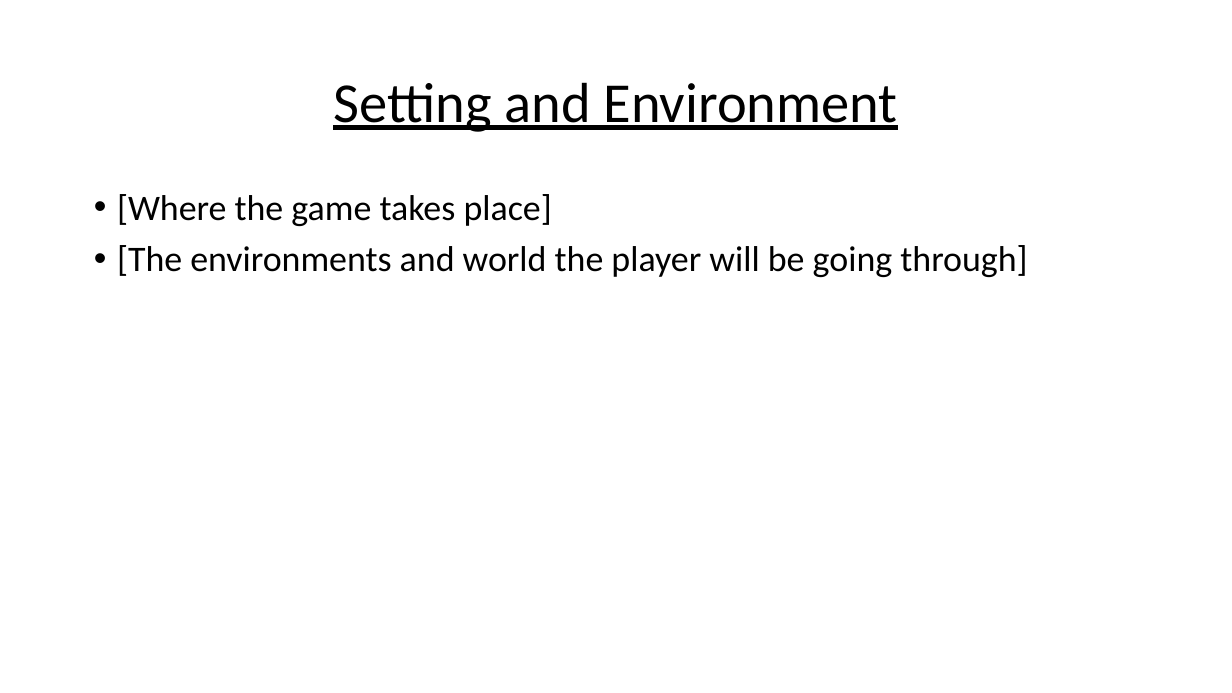
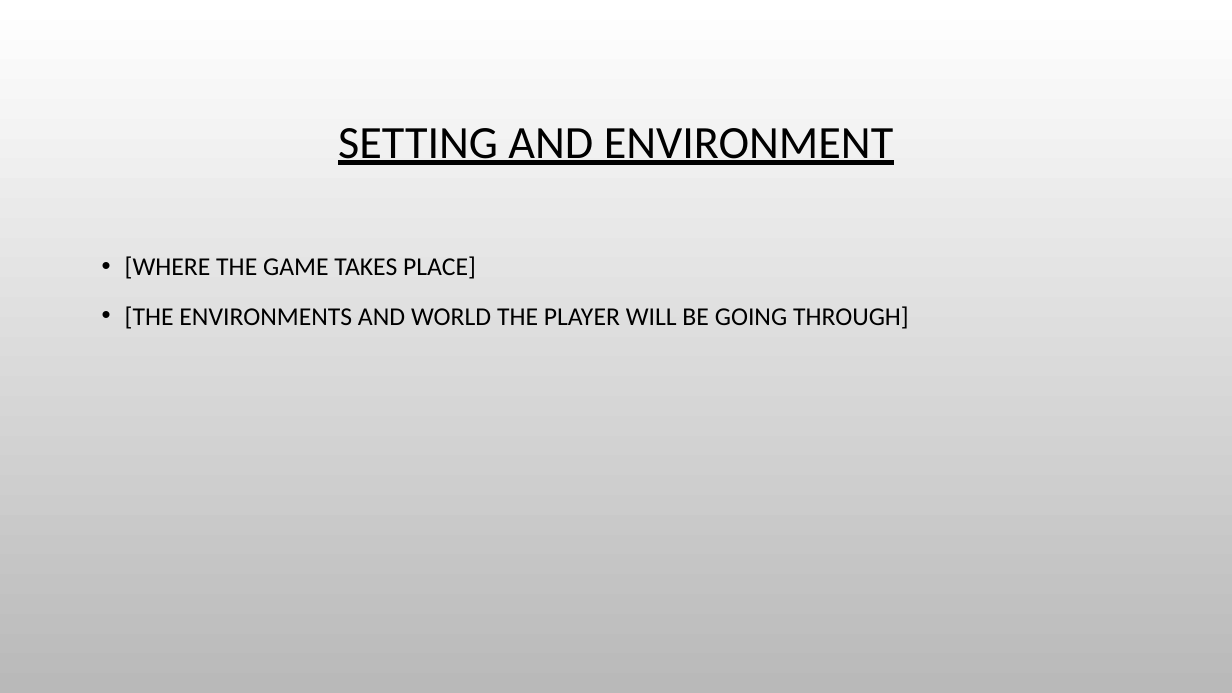
Before and after one commit to chesney85/Year2GameDev, a slide deck: slide 5 of TeamDocs/WordDocs/JelBlob_Presentation_Rough_Idea_Layout.pptx. Drawn at 1232x693 pixels with LibreOffice and Linux fonts; fonts in the diff are those of the drawing; background and template pictures are left out. Boxes give left, top, right and bottom in pixels: in the first picture for what was removed or moved away, otherwise in the second. Text is boxed around its words. In the diff, an @@ line names an element or a change of style, - is before the commit and + after.

```diff
--- a/TeamDocs/WordDocs/JelBlob_Presentation_Rough_Idea_Layout.pptx
+++ b/TeamDocs/WordDocs/JelBlob_Presentation_Rough_Idea_Layout.pptx
@@ background #FFFFFF to picture (left out) @@
@@ title at box(338, 128, 893, 165): text changed; size 44 to 36 pt @@
-Setting and Environment
+SETTING AND ENVIRONMENT
@@ text at box(125, 256, 909, 329): text changed; size 28 to 20 pt @@
-• [Where the game takes place]
-• [The environments and world the player will be going through]
+• [WHERE THE GAME TAKES PLACE]
+• [THE ENVIRONMENTS AND WORLD THE PLAYER WILL BE GOING THROUGH]
```
Also in this commit, not shown: 12 other slides changed, 2 slides added, 2 slides removed, 1 other file.
